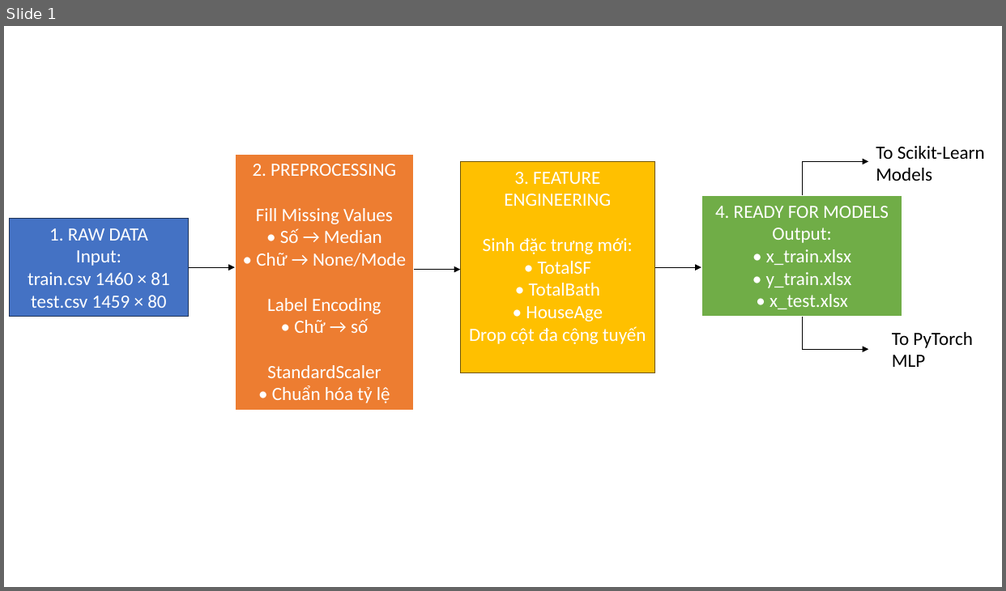
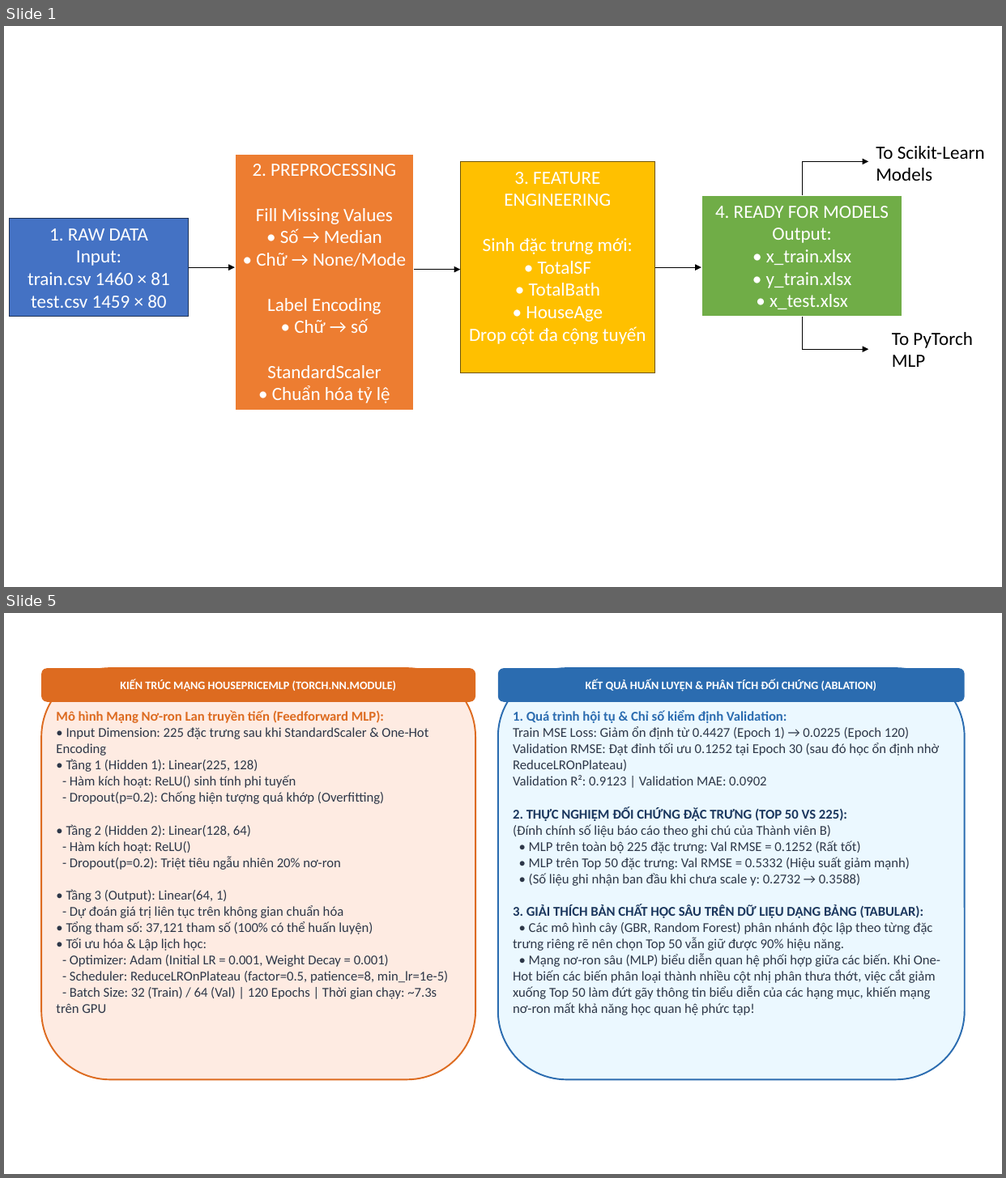
Before and after one commit to khoaanh0405/DL_BaiTap-DeTaiThucHanh_Nhom, a slide deck: Tuan4/diary/DRAWING.pptx. Shown one above the other, each under a label of ours: slide 1 before the commit, slides 1 and 5 after it; the slides between them are not shown. The pictures are 1006x591 and 1006x1178 pixels, drawn with LibreOffice and Linux fonts; fonts in the diff are those of the drawing. Boxes give left, top, right and bottom in pixels: in the first picture for what was removed or moved away, otherwise in the second. Text is boxed around its words. In the diff, an @@ line names an element or a change of style, - is before the commit and + after.

Commit message:
Tuan04/Lab03/Xóa bớt 1 vài file không cần thiết và chỉnh lại cấu trúc bài làm

```diff
--- a/Tuan4/diary/DRAWING.pptx
+++ b/Tuan4/diary/DRAWING.pptx
@@ slide 5 added at (4, 613, 1002, 1174), background #FFFFFF @@
@@ rounded rectangle added at (41, 668, 475, 1080), fill #FEEBE2, outline #DD6B20 1.5 pt @@
@@ rounded rectangle added at (41, 668, 475, 702), fill #DD6B20, 11 pt, text #FFFFFF, bold @@
+KIẾN TRÚC MẠNG HOUSEPRICEMLP (TORCH.NN.MODULE)
@@ rounded rectangle added at (498, 668, 965, 1080), fill #EBF8FF, outline #2B6CB0 1.5 pt @@
@@ rounded rectangle added at (498, 668, 965, 702), fill #2B6CB0, 11 pt, text #FFFFFF, bold @@
+KẾT QUẢ HUẤN LUYỆN & PHÂN TÍCH ĐỐI CHỨNG (ABLATION)
@@ text added at (56, 710, 448, 1013), 13 pt, text #2D3748 @@
+Mô hình Mạng Nơ-ron Lan truyền tiến (Feedforward MLP):
+• Input Dimension: 225 đặc trưng sau khi StandardScaler & One-Hot Encoding
+• Tầng 1 (Hidden 1): Linear(225, 128)
+- Hàm kích hoạt: ReLU() sinh tính phi tuyến
+- Dropout(p=0.2): Chống hiện tượng quá khớp (Overfitting)
+• Tầng 2 (Hidden 2): Linear(128, 64)
+- Hàm kích hoạt: ReLU()
+- Dropout(p=0.2): Triệt tiêu ngẫu nhiên 20% nơ-ron
+• Tầng 3 (Output): Linear(64, 1)
+- Dự đoán giá trị liên tục trên không gian chuẩn hóa
+• Tổng tham số: 37,121 tham số (100% có thể huấn luyện)
+• Tối ưu hóa & Lập lịch học:
+- Optimizer: Adam (Initial LR = 0.001, Weight Decay = 0.001)
+- Scheduler: ReduceLROnPlateau (factor=0.5, patience=8, min_lr=1e-5)
+- Batch Size: 32 (Train) / 64 (Val) | 120 Epochs | Thời gian chạy: ~7.3s trên GPU
@@ text added at (513, 710, 940, 1016), 13 pt, text #2D3748 @@
+1. Quá trình hội tụ & Chỉ số kiểm định Validation:
+Train MSE Loss: Giảm ổn định từ 0.4427 (Epoch 1) → 0.0225 (Epoch 120)
+Validation RMSE: Đạt đỉnh tối ưu 0.1252 tại Epoch 30 (sau đó học ổn định nhờ ReduceLROnPlateau)
+Validation R²: 0.9123 | Validation MAE: 0.0902
+2. THỰC NGHIỆM ĐỐI CHỨNG ĐẶC TRƯNG (TOP 50 VS 225):
+(Đính chính số liệu báo cáo theo ghi chú của Thành viên B)
+• MLP trên toàn bộ 225 đặc trưng: Val RMSE = 0.1252 (Rất tốt)
+• MLP trên Top 50 đặc trưng: Val RMSE = 0.5332 (Hiệu suất giảm mạnh)
+• (Số liệu ghi nhận ban đầu khi chưa scale y: 0.2732 → 0.3588)
+3. GIẢI THÍCH BẢN CHẤT HỌC SÂU TRÊN DỮ LIỆU DẠNG BẢNG (TABULAR):
+• Các mô hình cây (GBR, Random Forest) phân nhánh độc lập theo từng đặc trưng riêng rẽ nên chọn Top 50 vẫn giữ được 90% hiệu năng.
+• Mạng nơ-ron sâu (MLP) biểu diễn quan hệ phối hợp giữa các biến. Khi One-Hot biến các biến phân loại thành nhiều cột nhị phân thưa thớt, việc cắt giảm xuống Top 50 làm đứt gãy thông tin biểu diễn của các hạng mục, khiến mạng nơ-ron mất khả năng học quan hệ phức tạp!
```
Also in this commit, not shown: 3 other slides added, 50 other files.
